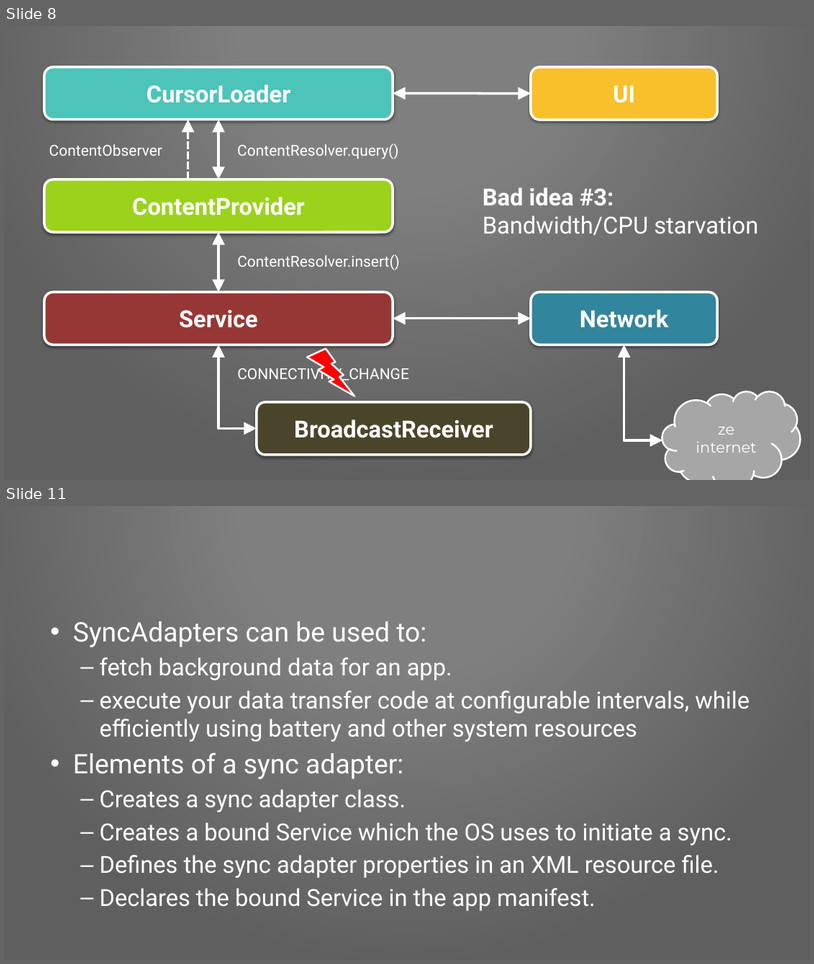
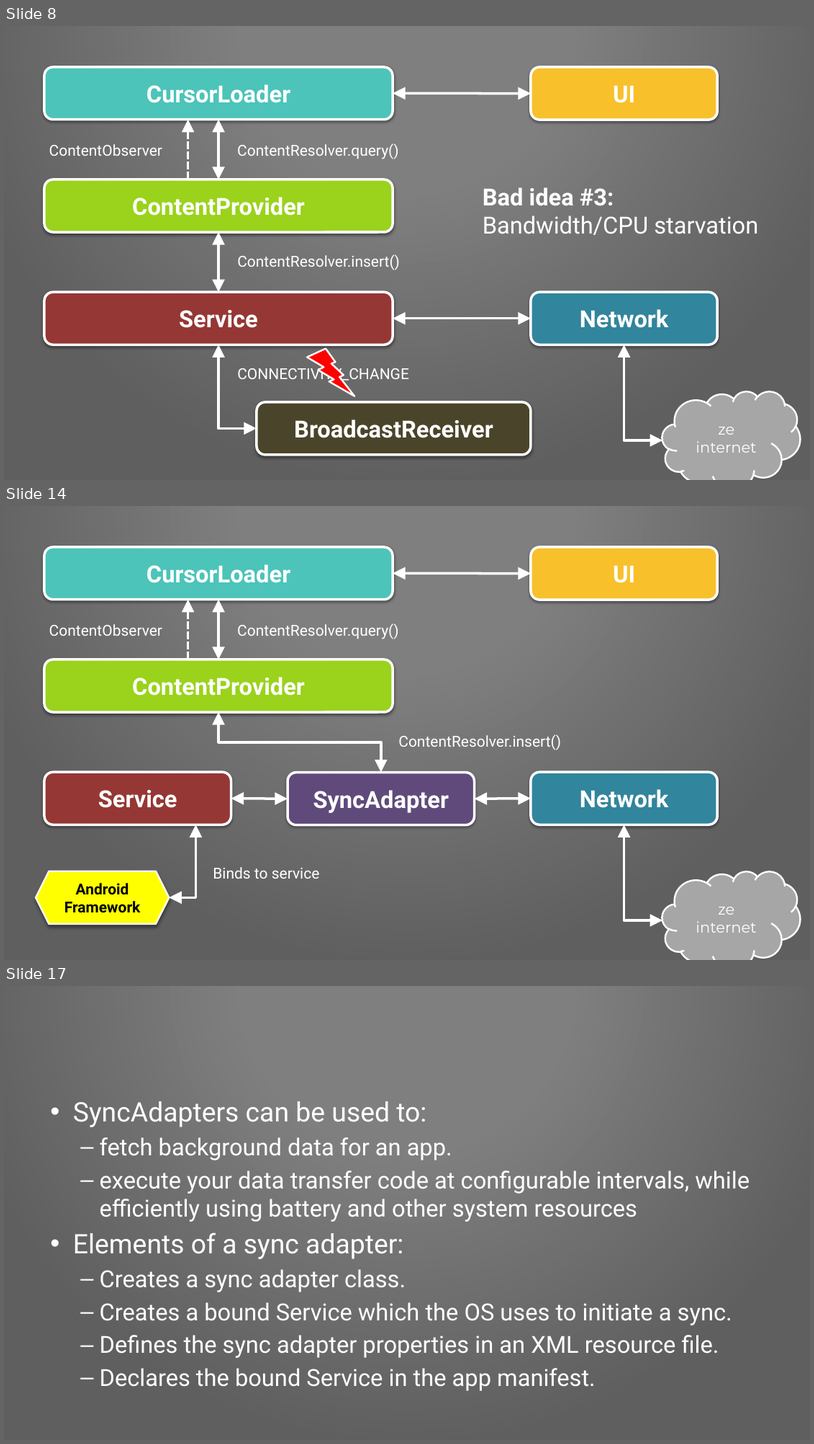
Before and after one commit to Pixplicity/sync-demo, a slide deck: I've been doing some syncing.pptx. Shown one above the other, each under a label of ours: slides 8 and 11 before the commit, slides 8, 14 and 17 after it; the slides between them are not shown. The pictures are 814x964 and 814x1444 pixels, drawn with LibreOffice and Linux fonts; fonts in the diff are those of the drawing; background and template pictures are left out. Boxes give left, top, right and bottom in pixels: in the first picture for what was removed or moved away, otherwise in the second. Text is boxed around its words. In the diff, an @@ line names an element or a change of style, - is before the commit and + after.

Commit message:
extended diagram with service binding

```diff
--- a/I've been doing some syncing.pptx
+++ b/I've been doing some syncing.pptx
@@ slide 14 added at <box>4,506,810,960</box>, background picture (left out); not listed: 1 template element that a slide beside it also shows @@
@@ rounded rectangle added at <box>44,547,393,600</box>, fill #4CC4B9, outline #FFFFFF 3 pt, 28 pt, text #FFFFFF, bold @@
+CursorLoader
@@ rounded rectangle added at <box>531,547,718,600</box>, fill #F8C02B, outline #FFFFFF 3 pt, 28 pt, text #FFFFFF, bold @@
+UI
@@ double arrow added from (393, 573) to (531, 573), #FFFFFF 3 pt @@
@@ arrow added from (188, 659) to (188, 600), #FFFFFF 3 pt dashed @@
@@ double arrow added from (219, 600) to (219, 659), #FFFFFF 3 pt @@
@@ text added at <box>49,624,162,636</box>, 18 pt, text #FFFFFF @@
+ContentObserver
@@ text added at <box>237,623,399,639</box>, 18 pt, text #FFFFFF @@
+ContentResolver.query()
@@ rounded rectangle added at <box>44,659,393,713</box>, fill #9AD21C, outline #FFFFFF 3 pt, 28 pt, text #FFFFFF, bold @@
+ContentProvider
@@ elbow double arrow added from (219, 713) to (381, 772), #FFFFFF 3 pt @@
@@ text added at <box>399,734,561,750</box>, 18 pt, text #FFFFFF @@
+ContentResolver.insert()
@@ rounded rectangle added at <box>44,772,232,825</box>, fill #953735, outline #FFFFFF 3 pt, 28 pt, text #FFFFFF, bold @@
+Service
@@ rounded rectangle added at <box>288,772,475,825</box>, fill #604A7B, outline #FFFFFF 3 pt, 28 pt, text #FFFFFF, bold @@
+SyncAdapter
@@ rounded rectangle added at <box>531,772,718,825</box>, fill #31859C, outline #FFFFFF 3 pt, 28 pt, text #FFFFFF, bold @@
+Network
@@ double arrow added from (232, 798) to (288, 799), #FFFFFF 3 pt @@
@@ double arrow added from (475, 799) to (531, 798), #FFFFFF 3 pt @@
@@ elbow double arrow added from (196, 825) to (169, 898), #FFFFFF 3 pt @@
@@ elbow double arrow added from (625, 825) to (663, 921), #FFFFFF 3 pt @@
@@ hexagon added at <box>36,871,169,924</box>, fill #FFFF00, outline #FFFFFF 2 pt, 18 pt, text #000000, bold @@
+Android Framework
@@ text added at <box>213,867,320,878</box>, 18 pt, text #FFFFFF @@
+Binds to service
@@ cloud added at <box>663,871,801,960</box>, fill #A6A6A6, outline #FFFFFF 2 pt, 18 pt, text #FFFFFF @@
+ze internet
@@ what was slide 11 is now slide 17 @@
```
Also in this commit, not shown: 2 slides changed, 4 other slides added, 1 slide removed.
